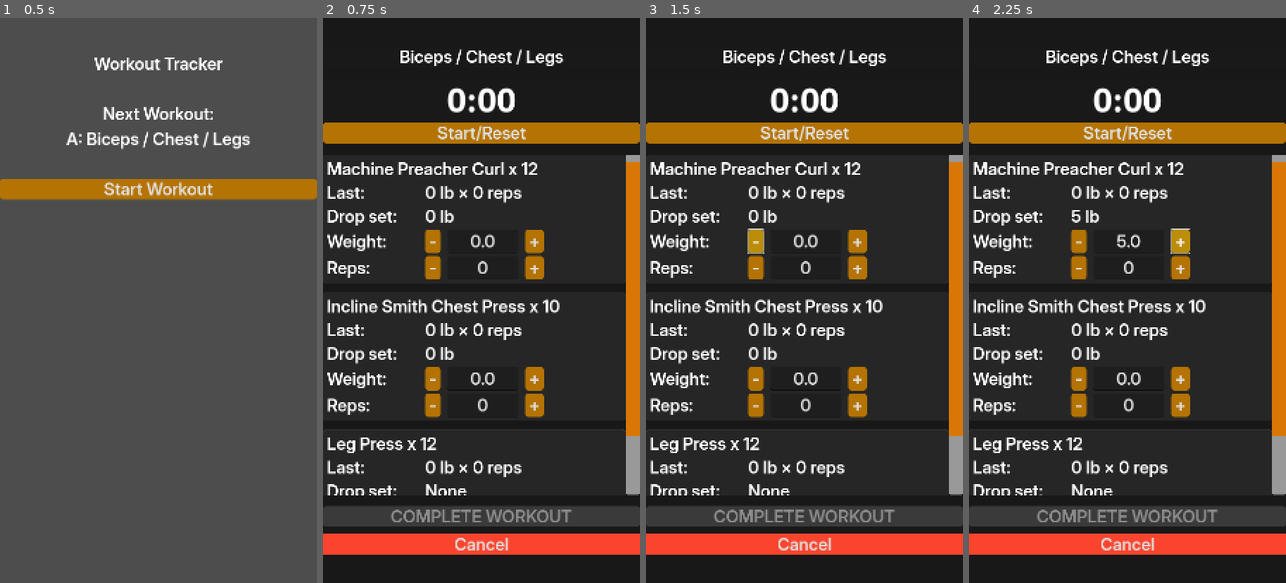
Above: before the commit, frames 1-4 (left to right).
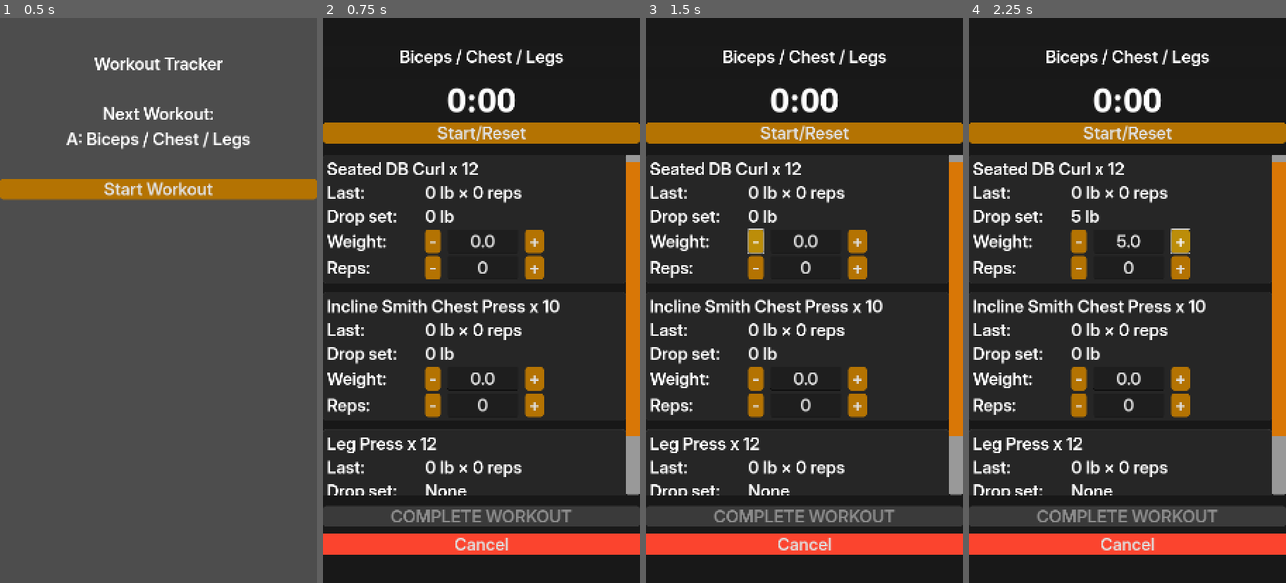
Above: after the commit, the same moments.

Repository: DanielMcPherson/workout-tracker
Game: Godot game, scene res://workout_menu.tscn
Same seed, same stepped clock (60 frames per second), same inputs: the game is played once before the commit and once after it.
Inputs:
- Up to frame 1 (0.5 s): no input
- Up to frame 2 (0.75 s): click "Start Workout" at 0.5 s
- Up to frame 3 (1.5 s): click "-" at 1.25 s
- Up to frame 4 (2.25 s): click "+" at 2 s

Frame 1 is identical in both runs. In frame 2, 0.8% of the frame differs, in the area x 1-68%, y 25-28%; in frame 3, 0.8%; in frame 4, 0.8%.

Commit message:
Save program data in files, not user:

Diff:
--- a/config_store.gd
+++ b/config_store.gd
@@ -1,17 +1,12 @@
 extends Node
 
-# Program file (definition) lives in the repo and ships with the app.
-const PROGRAM_PATH: String = "res://program_config.json"
-
-# Progress file (state) lives in user storage and is never overwritten.
-const PROGRESS_PATH: String = "user://progress.json"
-
-# History file (workout logs) lives in user storage and grows over time.
-const HISTORY_PATH: String = "user://workout_history.json"
-
-# Legacy combined file (old approach)
-const LEGACY_COMBINED_PATH: String = "user://program_config.json"
-const LEGACY_BACKUP_PATH: String = "user://program_config.json.bak"
+# Bundled program config — seed source on Android, primary source on desktop
+const PROGRAM_PATH_RES: String = "res://program_config.json"
+
+# All paths set at runtime based on platform
+var PROGRAM_PATH: String = ""
+var PROGRESS_PATH: String = ""
+var HISTORY_PATH: String = ""
 
 var _program: Dictionary = {}
 var _progress: Dictionary = {}
@@ -19,13 +14,46 @@
 
 
 func _ready() -> void:
+	_init_data_paths()
+	_seed_program_config()
 	_load_program()
 	_load_or_create_progress()
 	_load_or_create_history()
 
 
+func _init_data_paths() -> void:
+	if OS.get_name() == "Android":
+		var docs := OS.get_system_dir(OS.SYSTEM_DIR_DOCUMENTS)
+		var data_dir := (docs if not docs.is_empty() else "/sdcard/Documents") + "/WorkoutTracker"
+		var err := DirAccess.make_dir_recursive_absolute(data_dir)
+		if err == OK or DirAccess.dir_exists_absolute(data_dir):
+			PROGRAM_PATH = data_dir + "/program_config.json"
+			PROGRESS_PATH = data_dir + "/progress.json"
+			HISTORY_PATH = data_dir + "/workout_history.json"
+			return
+		push_error("Cannot create external storage dir, falling back to user://")
+	PROGRAM_PATH = PROGRAM_PATH_RES
+	PROGRESS_PATH = "user://progress.json"
+	HISTORY_PATH = "user://workout_history.json"
+
+
+func _seed_program_config() -> void:
+	# On Android: copy bundled program_config.json to external storage on first launch
+	if PROGRAM_PATH == PROGRAM_PATH_RES:
+		return
+	if FileAccess.file_exists(PROGRAM_PATH):
+		return
+	var data = _load_json(PROGRAM_PATH_RES)
+	if data != null:
+		_save_json(PROGRAM_PATH, data)
+	else:
+		push_error("Failed to seed program_config.json from res://")
+
+
 func ensure_loaded() -> void:
-	# Safe to call from any scene.
+	if PROGRESS_PATH.is_empty():
+		_init_data_paths()
+		_seed_program_config()
 	if _program.is_empty():
 		_load_program()
 	if _progress.is_empty():
@@ -171,11 +199,6 @@
 
 
 func log_completed_workout(exercise_data: Array[Dictionary]) -> void:
-	"""
-	Logs a completed workout to history.
-	exercise_data should be an array of dictionaries with:
-	  { "exercise_id": String, "name": String, "weight": float, "reps": int }
-	"""
 	ensure_loaded()
 
 	var workout := get_current_workout()
@@ -198,7 +221,7 @@
 	_save_json(HISTORY_PATH, _history)
 
 # --------------------------------------------------------------------
-# Loading / migration
+# Loading
 # --------------------------------------------------------------------
 
 func _load_program() -> void:
@@ -211,7 +234,6 @@
 
 
 func _load_or_create_progress() -> void:
-	# Preferred: new progress file exists
 	if FileAccess.file_exists(PROGRESS_PATH):
 		var data = _load_json(PROGRESS_PATH)
 		if data != null and typeof(data) == TYPE_DICTIONARY:
@@ -220,17 +242,6 @@
 			return
 		push_error("Progress file exists but is invalid; recreating: %s" % PROGRESS_PATH)
 
-	# No progress file yet: attempt migration from legacy combined file
-	if FileAccess.file_exists(LEGACY_COMBINED_PATH):
-		var migrated := _migrate_from_legacy_combined()
-		if migrated:
-			_sanitize_progress()
-			_save_json(PROGRESS_PATH, _progress)
-			_archive_legacy_file()
-			return
-		push_error("Legacy config exists but migration failed; starting fresh progress.")
-
-	# Fresh progress
 	_progress = {
 		"schema_version": 1,
 		"current_workout_index": 0,
@@ -249,7 +260,6 @@
 			return
 		push_error("History file exists but is invalid; recreating: %s" % HISTORY_PATH)
 
-	# Fresh history
 	_history = {
 		"schema_version": 1,
 		"workouts": []
@@ -261,67 +271,15 @@
 func _sanitize_history() -> void:
 	if typeof(_history) != TYPE_DICTIONARY:
 		_history = {}
-
 	if not _history.has("schema_version"):
 		_history["schema_version"] = 1
 	if not _history.has("workouts") or typeof(_history["workouts"]) != TYPE_ARRAY:
 		_history["workouts"] = []
 
 
-func _migrate_from_legacy_combined() -> bool:
-	var legacy = _load_json(LEGACY_COMBINED_PATH)
-	if legacy == null or typeof(legacy) != TYPE_DICTIONARY:
-		return false
-
-	# old structure: { "meta": { "current_workout_index": ... }, "exercises": { id: { last_weight, last_reps, ... } }, ... }
-	var meta: Dictionary = legacy.get("meta", {})
-	var idx: int = int(meta.get("current_workout_index", 0))
-
-	var out_exercises: Dictionary = {}
-	var legacy_ex: Dictionary = legacy.get("exercises", {})
-	if typeof(legacy_ex) == TYPE_DICTIONARY:
-		for ex_id in legacy_ex.keys():
-			if typeof(ex_id) != TYPE_STRING and typeof(ex_id) != TYPE_STRING_NAME:
-				continue
-			var ex_data = legacy_ex[ex_id]
-			if typeof(ex_data) != TYPE_DICTIONARY:
-				continue
-			var entry: Dictionary = {}
-			if ex_data.has("last_weight"):
-				entry["last_weight"] = float(ex_data["last_weight"])
-			if ex_data.has("last_reps"):
-				entry["last_reps"] = int(ex_data["last_reps"])
-
-			# Only keep entries that actually have progress
-			if not entry.is_empty():
-				out_exercises[String(ex_id)] = entry
-
-	_progress = {
-		"schema_version": 1,
-		"current_workout_index": idx,
-		"exercises": out_exercises
-	}
-	return true
-
-func _archive_legacy_file() -> void:
-	# Rename legacy combined file to .bak, overwriting any existing .bak
-	if not FileAccess.file_exists(LEGACY_COMBINED_PATH):
-		return
-
-	# Remove existing backup to allow rename.
-	if FileAccess.file_exists(LEGACY_BACKUP_PATH):
-		DirAccess.remove_absolute(LEGACY_BACKUP_PATH)
-
-	var err := DirAccess.rename_absolute(LEGACY_COMBINED_PATH, LEGACY_BACKUP_PATH)
-	if err != OK:
-		push_error("Failed to archive legacy file (%s -> %s). Error: %d" % [LEGACY_COMBINED_PATH, LEGACY_BACKUP_PATH, err])
-
-
 func _sanitize_progress() -> void:
-	# Ensure required keys exist and are correct types
 	if typeof(_progress) != TYPE_DICTIONARY:
 		_progress = {}
-
 	if not _progress.has("schema_version"):
 		_progress["schema_version"] = 1
 	if not _progress.has("current_workout_index"):
@@ -329,7 +287,6 @@
 	if not _progress.has("exercises") or typeof(_progress["exercises"]) != TYPE_DICTIONARY:
 		_progress["exercises"] = {}
 
-	# Clamp workout index into current program range
 	var workouts: Array = _program.get("workouts", [])
 	if workouts.is_empty():
 		_progress["current_workout_index"] = 0
--- a/main.gd
+++ b/main.gd
@@ -20,7 +20,8 @@
 
 
 func _ready() -> void:
-		# Create and configure the internal tick timer
+	OS.request_permissions()
+	# Create and configure the internal tick timer
 	_tick_timer = Timer.new()
 	_tick_timer.wait_time = 0.1   # update every 100 ms
 	_tick_timer.one_shot = false
--- a/program_config.json
+++ b/program_config.json
@@ -6,12 +6,12 @@
     {
       "id": "A",
       "name": "Biceps / Chest / Legs",
-	"exercises": ["preacher_curl_machine", "incline_smith_press", "leg_press"]
+	"exercises": ["seated_db_curl", "incline_smith_press", "leg_press"]
     },
     {
       "id": "B",
       "name": "Triceps / Back / RDL",
-      "exercises": ["weighted_dips", "close_grip_pulldowns", "db_rdl", "calf_machine"]
+      "exercises": ["weighted_dips", "wide_grip_pulldowns", "db_rdl", "calf_machine"]
     },
     {
       "id": "C",
@@ -34,6 +34,7 @@
       "preacher_curl_machine" : { "name": "Machine Preacher Curl", "min_reps": 8, "max_reps": 12, "drop_set": true },
       "weighted_dips" : { "name": "Dips", "min_reps": 6, "max_reps": 10, "drop_set": true },
       "close_grip_pulldowns" : { "name": "Close Grip Pulldowns", "min_reps": 8, "max_reps": 12, "drop_set": true },
+      "wide_grip_pulldowns" : { "name": "Wide Grip Pulldowns", "min_reps": 8, "max_reps": 12, "drop_set": true },
       "seated_db_curl": { "name": "Seated DB Curl", "min_reps": 6, "max_reps": 12, "drop_set": true },
       "chest_press_machine": { "name": "Chest Press Machine", "min_reps": 6, "max_reps": 10, "drop_set": true },
       "incline_smith_press": { "name": "Incline Smith Chest Press", "min_reps": 6, "max_reps": 10, "drop_set": true },
Not shown, changed: export_presets.cfg
Not shown, added: CLAUDE.md
